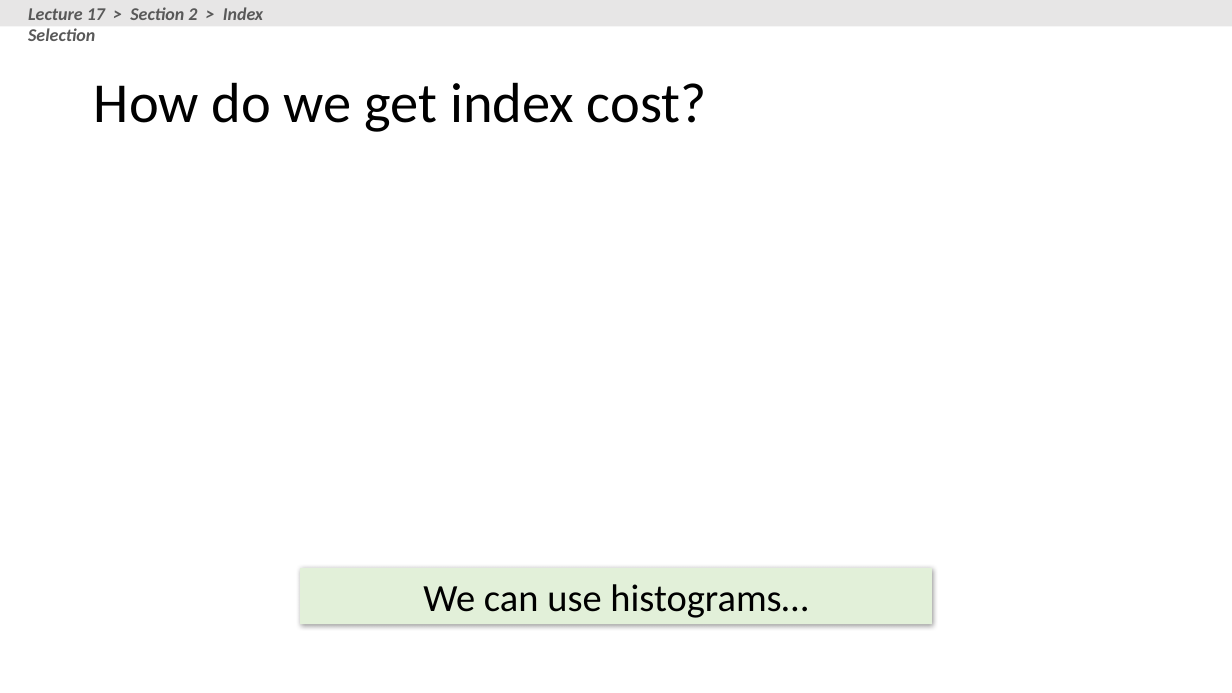
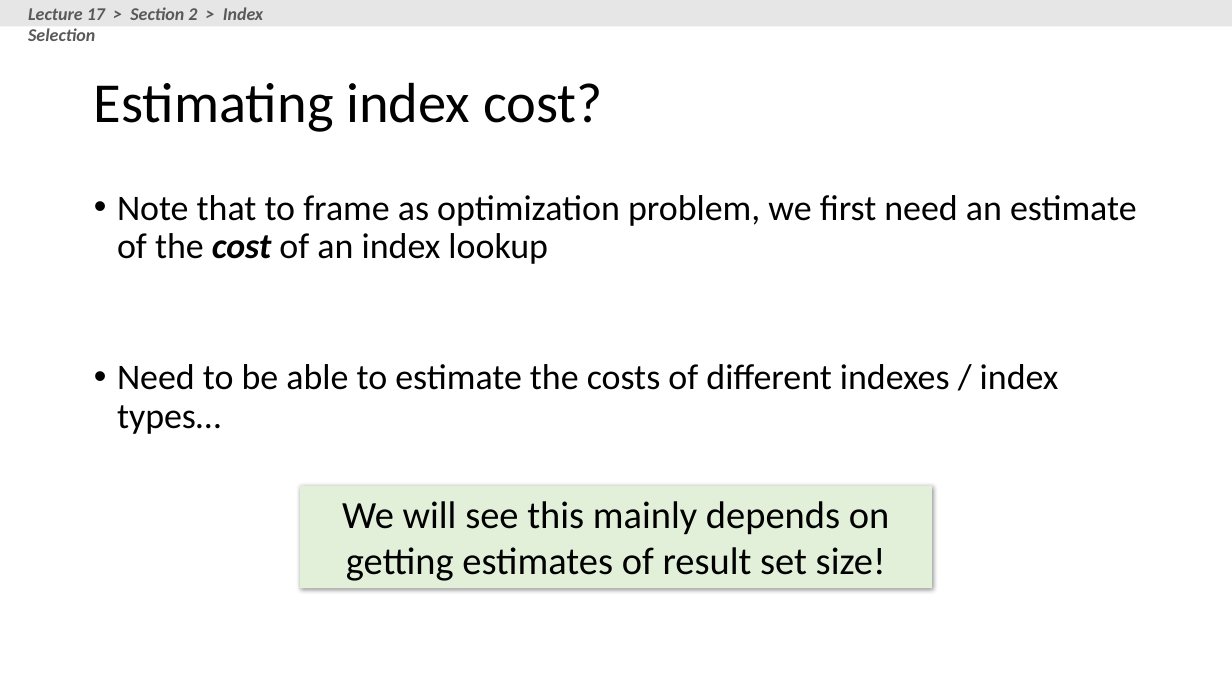
Before and after one commit to XIEQ/cs145-notebooks, a slide deck: slide 31 of lecture-17/Lecture_17_Optimization.pptx. Drawn at 1232x693 pixels with LibreOffice and Linux fonts; fonts in the diff are those of the drawing; grey boxes stand for pictures. Boxes give left, top, right and bottom in pixels: in the first picture for what was removed or moved away, otherwise in the second. Text is boxed around its words. In the diff, an @@ line names an element or a change of style, - is before the commit and + after.

```diff
--- a/lecture-17/Lecture_17_Optimization.pptx
+++ b/lecture-17/Lecture_17_Optimization.pptx
@@ title at [94, 82, 603, 132]: text changed @@
-How do we get index cost?
+Estimating index cost?
@@ text added at [117, 195, 1137, 434], 28 pt, text #000000 @@
+• Note that to frame as optimization problem, we first need an estimate of the cost of an index lookup
+• Need to be able to estimate the costs of different indexes / index types…
@@ rectangle "We will see this mainly ...": place and size @@
-rectangle "We will see this mainly ..." at [300, 568, 933, 625]
+rectangle "We will see this mainly ..." at [300, 485, 933, 588]
@@ text in rectangle at [342, 501, 889, 581]: text changed @@
-We can use histograms…
+We will see this mainly depends on getting estimates of result set size!
```
Also in this commit, not shown: 2 other slides changed, 2 slides added, 1 other file.
